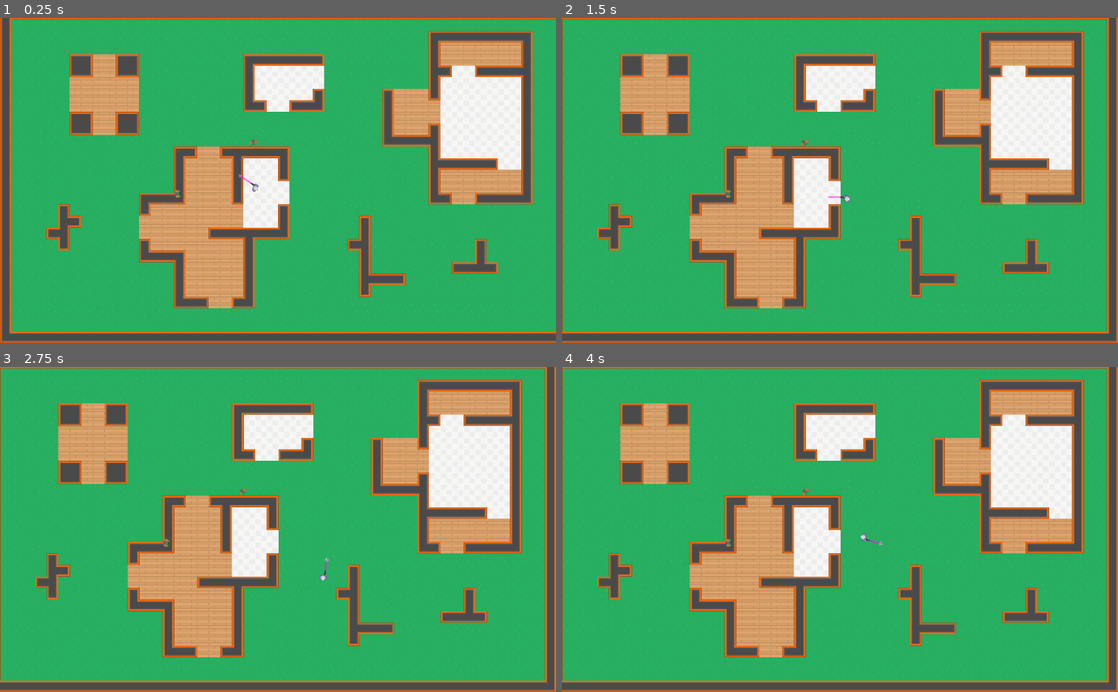
Above: before the commit, frames 1-4 (two rows, left to right).
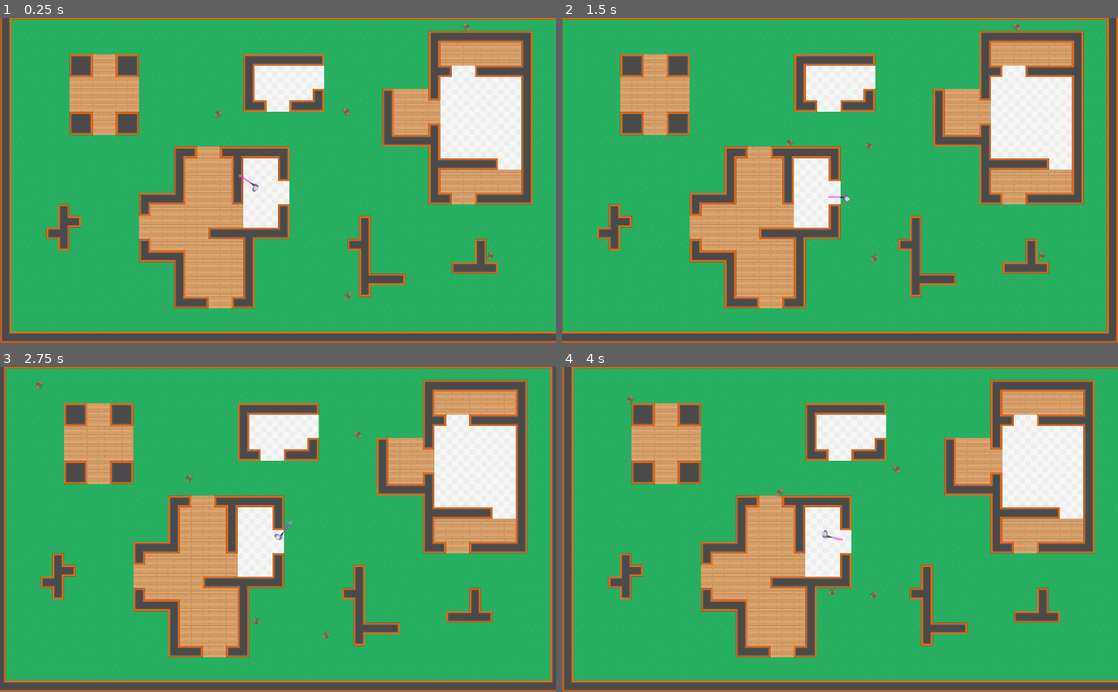
Above: after the commit, the same moments.

Repository: BoontonHighSchool/TopDownZombie
Game: Godot game, scene res://Level 1.tscn
The game is run twice, just before and just after one commit, with the same random seed, the same clock (stepped at 60 frames per second) and the same inputs.
Inputs (mouse positions are in pixels of both pictures, inside the frame that each line leads up to):
- Up to frame 1 (0.25 s): no input
- Up to frame 2 (1.5 s): move the mouse to (962, 164) at 0.52 s; hold D (move_right) 0.53-1.28 s; click (962, 164) at 0.6 s; move the mouse to (728, 196) at 1.27 s; hold S (move_down) from 1.28 s (still down); click (728, 196) at 1.35 s
- Up to frame 3 (2.75 s): move the mouse to (333, 458) at 2.02 s; release S (move_down) at 2.03 s; hold D (move_right) from 2.03 s (still down); click (333, 458) at 2.1 s
- Up to frame 4 (4 s): move the mouse to (812, 594) at 2.77 s; release D (move_right) at 2.78 s; hold W (move_up) 2.78-3.53 s; click (812, 594) at 2.85 s; move the mouse to (1006, 578) at 3.52 s; hold A (move_left) from 3.53 s (still down); click (1006, 578) at 3.6 s

The runs differ from the first frame. In frame 1, 0.1% of the frame differs, in the area x 31-89%, y 1-87%; in frame 2, 0.1%; in frame 3, 13%; in frame 4, 20%, in the area x 0-100%, y 0-100%.

Commit message:
Fixed Spawn Code

Diff:
--- /dev/null
+++ b/Level 1-1.gd
@@ -0,0 +1,44 @@
+extends Node2D
+
+onready var zombie = preload("res://Zombie.tscn")
+onready var zContainer = get_node("zContainer")
+
+onready var tilemap = $TileMap
+
+var screensize
+var zCount = 0
+var level = 1
+var valid_cells
+
+func _ready():
+	randomize()
+	set_process(true)
+	screensize = get_viewport().get_visible_rect().size
+	get_valid_cells() # Compute the valid cells in the tilemap
+	spawn_zombies(5)
+
+func get_valid_cells() -> void:
+	valid_cells = []
+	for cell in tilemap.get_used_cells():
+		if tilemap.get_cellv(cell) != 3:	# 3 == wall
+			valid_cells.append(cell)
+
+# Called every frame. 'delta' is the elapsed time since the previous frame.
+func _process(delta):
+	zCount = zContainer.get_child_count()
+	# print("zCount ",zCount, "   Level: ",level)
+	$HUD/Label.set_text(str(zCount))
+	if zContainer.get_child_count() == 0:
+		level += 1
+		spawn_zombies(level * 1)
+
+func spawn_zombies(num):
+	var cells_to_use = valid_cells.duplicate() # Copy the cells
+	cells_to_use.shuffle()  # Randomly shuffle them
+	var cell_size = tilemap.cell_size
+	for _i in range(num):
+		var z = zombie.instance()
+		z.add_to_group("zombies")
+		get_tree().call_group("zombies", "set_player", $Player)
+		z.set_position(cells_to_use.pop_front() * cell_size + cell_size/2.0)
+		zContainer.add_child(z)
--- a/Level 1.tscn
+++ b/Level 1.tscn
@@ -1,11 +1,11 @@
 [gd_scene load_steps=4 format=2]
 
 [ext_resource path="res://Level1Tiles.tres" type="TileSet" id=1]
+[ext_resource path="res://Level 1-1.gd" type="Script" id=2]
 [ext_resource path="res://Player.tscn" type="PackedScene" id=3]
-[ext_resource path="res://Level 1.gd" type="Script" id=4]
 
 [node name="Level 1" type="Node2D"]
-script = ExtResource( 4 )
+script = ExtResource( 2 )
 
 [node name="TileMap" type="TileMap" parent="."]
 tile_set = ExtResource( 1 )
